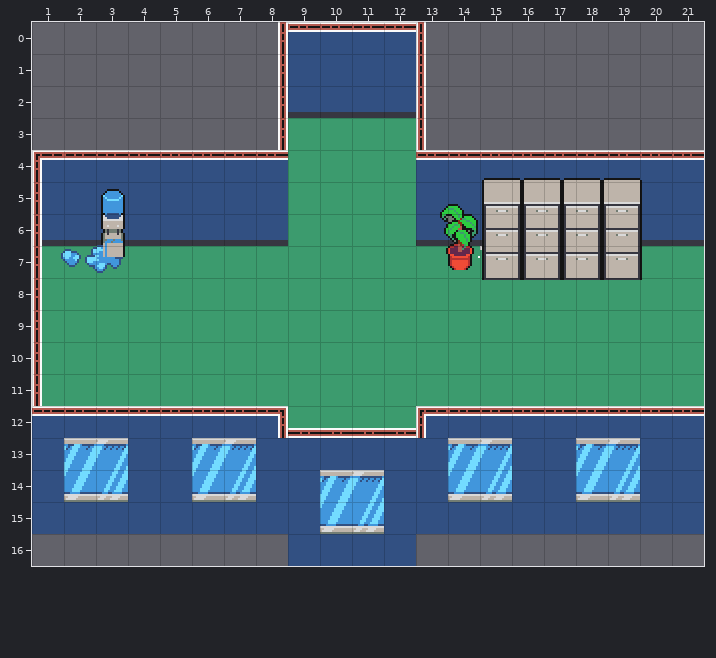
One commit to this Tiled map: project/map/level0.tmx. The first picture shows the starting point.
Cells are 16x16 px. Shown: x 1..21, y 0..16.
And afterwards:
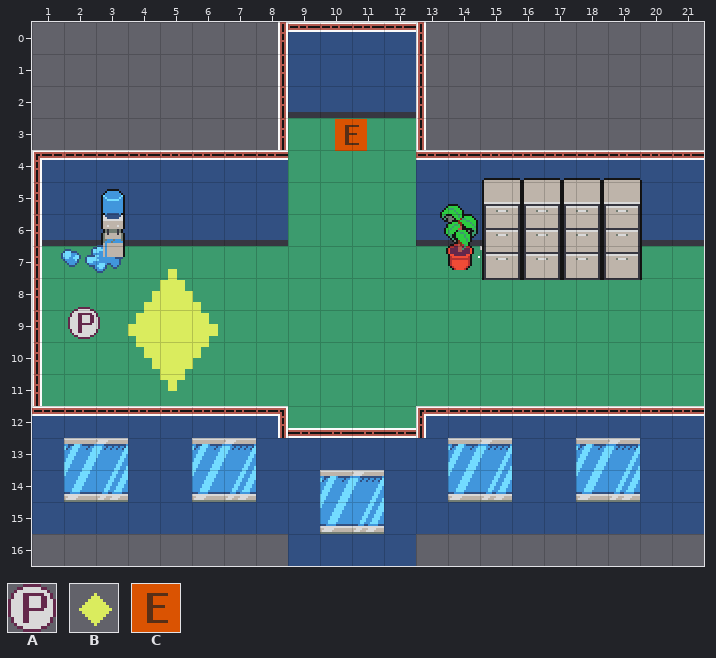
Key: from "GGJ_background": A 179, B 218, C 219.
Objects are placed by their top-left corner, in cells (3,4 is the top-left corner of cell 3,4); size is 1x1 cell unless given.
From the commit log: correctly detect triggers
Edits made:
Layer "objLayer" (now shown):
added: C "ennemySpawner" at 10.5,3
added: A "Player" at 2.1,8.9
added: B "triggerDialog" at 3.2,6.7 size 4.1x5.5
Pixel boxes of the changes (left, top, right, bottom) in both pictures:
added: (335, 119, 367, 151)
added: (128, 269, 218, 391)
added: (68, 307, 100, 339)
